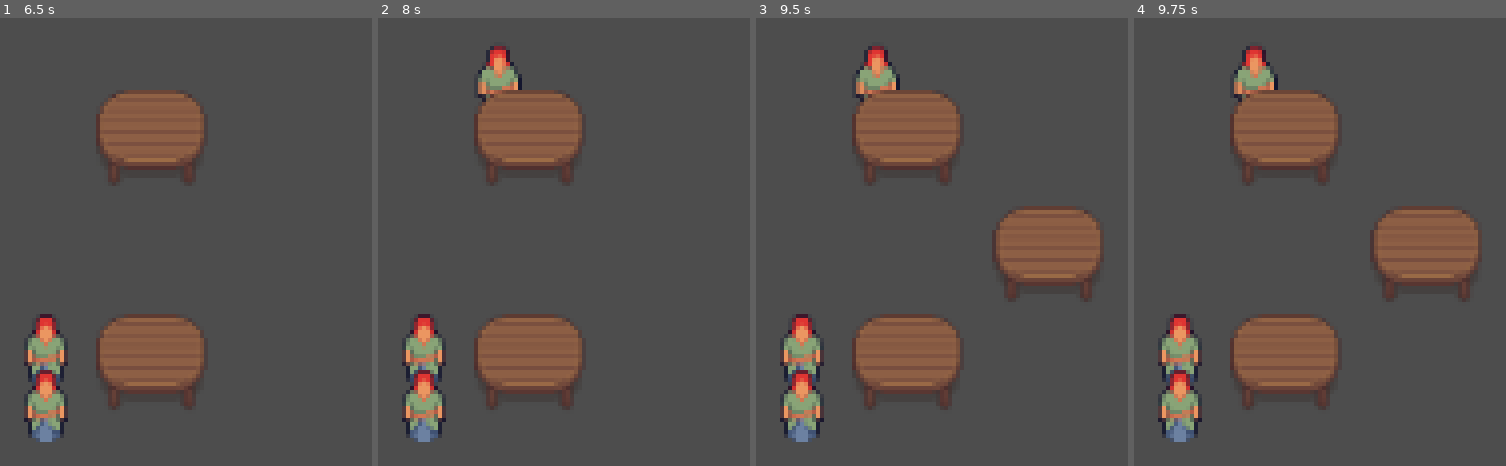
Above: before the commit, frames 1-4 (left to right).
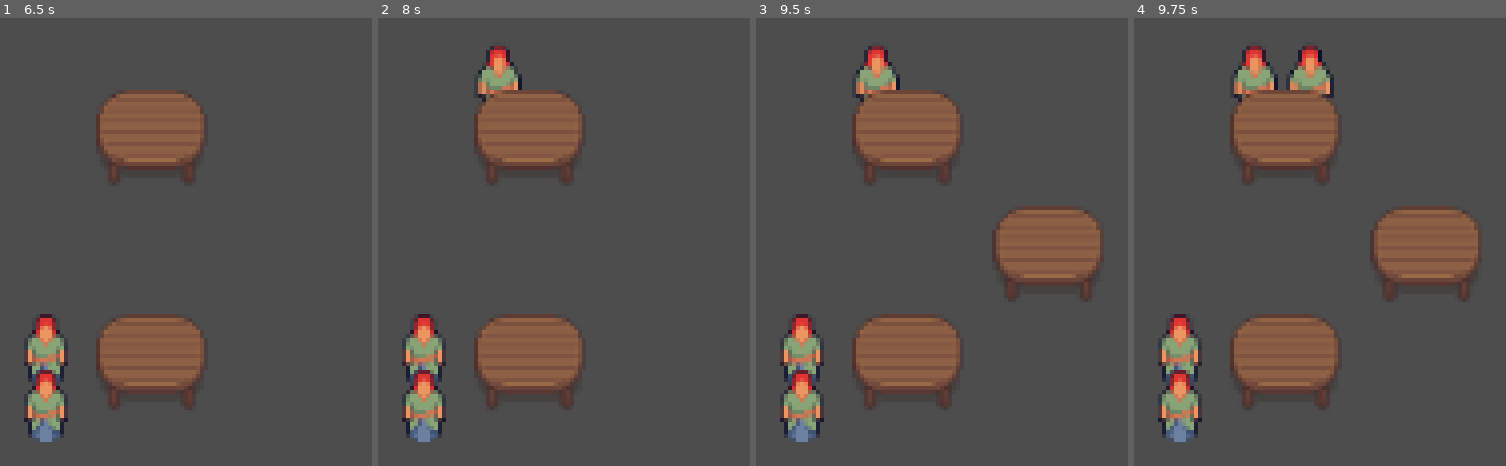
Above: after the commit, the same moments.

Repository: DragonGodotProjects/EventPlanner
Game: Godot game, scene res://test/event_demo.tscn
The game is run twice, just before and just after one commit, with the same random seed, the same clock (stepped at 60 frames per second) and the same inputs.
Inputs (mouse positions are in pixels of both pictures, inside the frame that each line leads up to):
- Up to frame 1 (6.5 s): tap Enter at 0.5, 2, 3.5 s; move the mouse to (outside the picture) at 0.52 s; hold Up (ui_up) 0.53-1.25 s; hold Shift 0.53-1.25 s; click (outside the picture) at 0.67 s; tap Space at 1.25, 2.75, 4.25 s; drag from (outside the picture) to (outside the picture) at 1.27 s; move the mouse to (outside the picture) at 2.02 s; hold Up (ui_up) 2.03-2.75 s; tap Ctrl at 2.1 s; drag from (outside the picture) to (outside the picture) at 2.77 s; move the mouse to (outside the picture) at 3.52 s; hold Down (ui_down) 3.53-4.25 s; tap Alt at 3.6 s; drag from (outside the picture) to (outside the picture) at 4.27 s; move the mouse to (outside the picture) at 5.02 s; hold Down (ui_down) 5.03-5.75 s; hold Shift 5.03-5.75 s; click (outside the picture) at 5.17 s; drag from (outside the picture) to (outside the picture) at 5.77 s
- Up to frame 2 (8 s): move the mouse to (outside the picture) at 6.52 s; hold Up (ui_up) 6.53-7.25 s; tap Ctrl at 6.6 s; drag from (outside the picture) to (outside the picture) at 7.27 s
- Up to frame 3 (9.5 s): move the mouse to (outside the picture) at 8.02 s; hold Down (ui_down) 8.03-8.75 s; tap Alt at 8.1 s; drag from (outside the picture) to (outside the picture) at 8.77 s
- Up to frame 4 (9.75 s): move the mouse to (outside the picture) at 9.52 s; hold Up (ui_up) from 9.53 s (still down); hold Shift from 9.53 s (still down); click (outside the picture) at 9.67 s

Frames 1-3 are identical in both runs. In frame 4, 0.9% of the frame differs, in the area x 40-54%, y 6-18%.

Commit message:
fixed broken test and added accessor to event

Diff:
--- a/event.gd
+++ b/event.gd
@@ -11,12 +11,12 @@
 
 func add_attendee():
 	var new_attendee = attendee_scene.instantiate()
-	var seated = false
 	for table in tables:
-		if table and table.seat_attendee(new_attendee):
-			seated = true
-	if not seated:
-		waiting_queue.enqueue(new_attendee)
+		if table != null and table.seat_attendee(new_attendee):
+			# if table.seatAttendee() returned true, they got a seat
+			return
+	# if we make it here, there are no seats
+	waiting_queue.enqueue(new_attendee)
 
 func add_table():
 	var table = table_scene.instantiate()
@@ -29,5 +29,12 @@
 			return true
 	return false
 
+func attendee_waiting_count():
+	return waiting_queue.get_attendee_count()
+
 func attendee_count():
-	return waiting_queue.get_attendee_count()
+	var total = attendee_waiting_count()
+	for table in tables:
+		if table != null:
+			total += table.seated_count()
+	return total
--- a/test/test_event.gd
+++ b/test/test_event.gd
@@ -14,8 +14,14 @@
 
 
 
-func test_adding_to_tables():
+func test_filling_several_tables_and_some_queue():
 	event.add_table()
 	event.add_attendee()
 	event.add_table()
 	event.add_attendee()
+	assert_eq(event.attendee_count(), 2)
+	assert_eq(event.attendee_waiting_count(), 0)
+	for i in range(10):
+		event.add_attendee()
+	assert_eq(event.attendee_count(), 12)
+	assert_eq(event.attendee_waiting_count(), 4)
